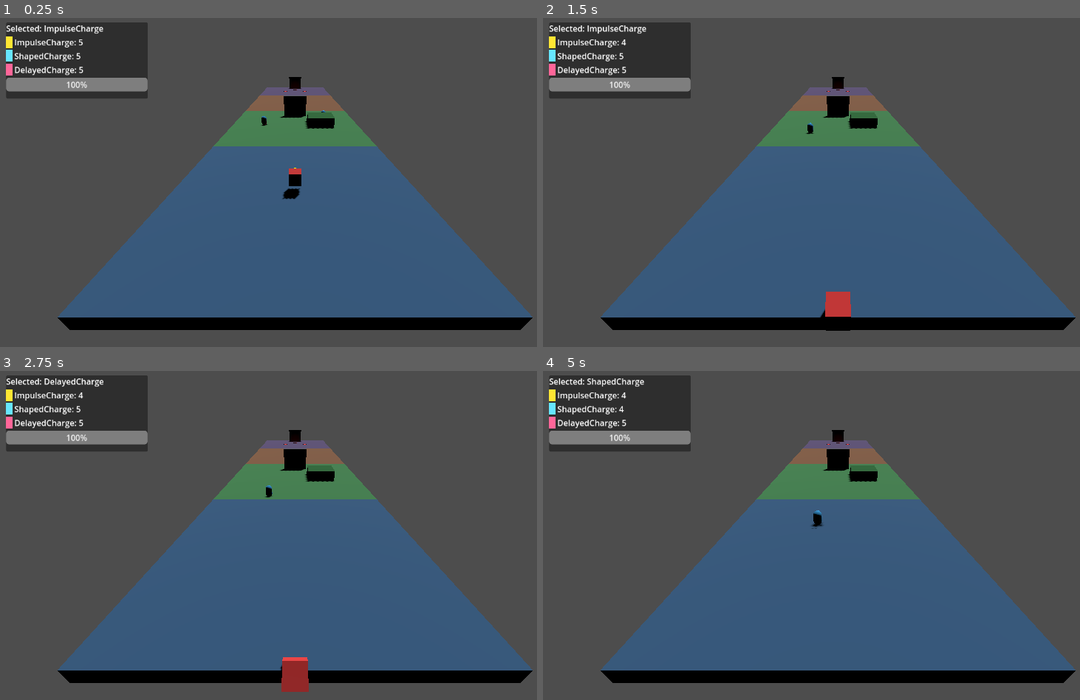
Above: before the commit, frames 1-4 (two rows, left to right).
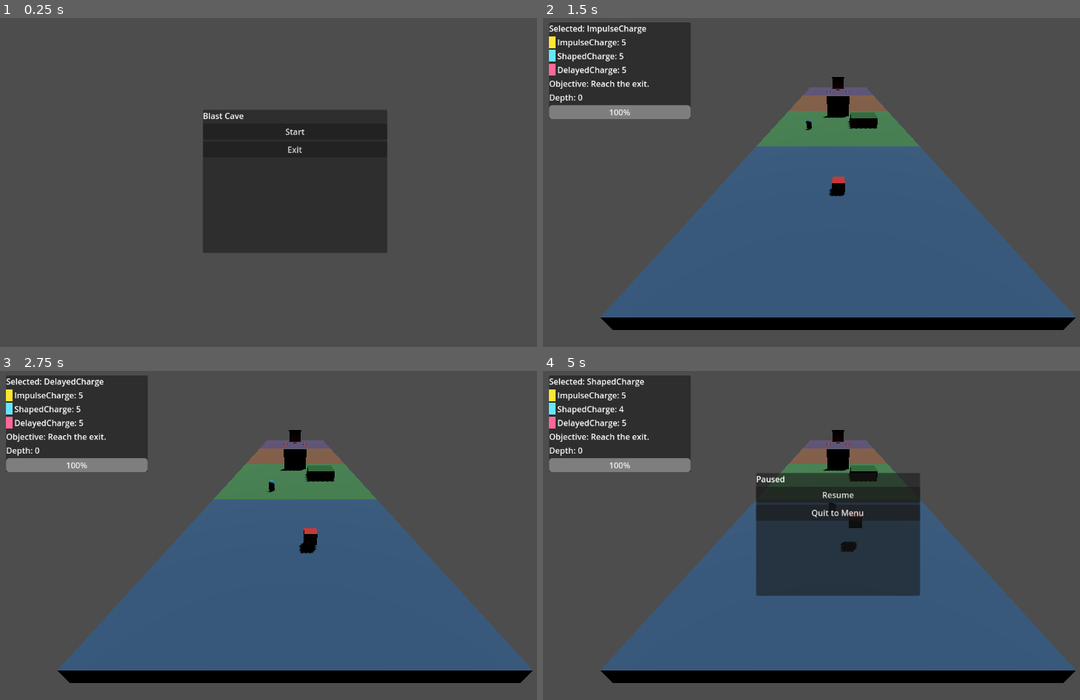
Above: after the commit, the same moments.

Repository: dfrer/BlastCave
Game: Godot game, scene res://scenes/ui/main_menu.tscn
The game is run twice, just before and just after one commit, with the same random seed, the same clock (stepped at 60 frames per second) and the same inputs. Before the commit the project starts from res://scenes/main.tscn.
Inputs (mouse positions are in pixels of both pictures, inside the frame that each line leads up to):
- Up to frame 1 (0.25 s): no input
- Up to frame 2 (1.5 s): click (838, 133) at 0.5 s, where only the run after the commit has a clickable "Start"; tap Enter at 1.25, 1.35 s; move the mouse to (967, 166) at 1.27 s; hold D (move_right) from 1.28 s (still down); click (967, 166) at 1.42 s
- Up to frame 3 (2.75 s): tap Space (move_jump) at 1.52, 2.27 s; tap E at 1.55, 2.1 s; move the mouse to (177, 551) at 2.02 s; release D (move_right) at 2.03 s; hold S (move_back) from 2.03 s (still down); tap Enter at 2.3 s
- Up to frame 4 (5 s): move the mouse to (897, 463) at 2.77 s; release S (move_back) at 2.78 s; hold D (move_right) 2.78-3.53 s; tap Enter at 2.85, 3.8 s; tap E at 3.05, 3.6, 4.55 s; move the mouse to (806, 601) at 3.52 s; hold W (move_forward) 3.53-4.28 s; click (806, 601) at 3.67 s; tap Space (move_jump) at 3.77, 4.25, 4.52 s; move the mouse to (1015, 584) at 4.27 s; hold A (move_left) from 4.28 s (still down); tap Q at 4.35 s; tap Escape at 4.9 s

The runs differ from the first frame. In frame 1, 45% of the frame differs, in the area x 1-100%, y 1-95%; in frame 2, 3.3%; in frame 3, 3.6%; in frame 4, 14%.

Commit message:
Add menus and expand HUD

Diff:
--- a/project.godot
+++ b/project.godot
@@ -11,7 +11,7 @@
 [application]
 
 config/name="BlastCave"
-run/main_scene="res://scenes/main.tscn"
+run/main_scene="res://scenes/ui/main_menu.tscn"
 config/features=PackedStringArray("4.5", "Forward Plus")
 
 [input]
--- a/scenes/main.tscn
+++ b/scenes/main.tscn
@@ -6,6 +6,7 @@
 [ext_resource type="Script" path="res://scripts/core/run_controller.gd" id="4_controller"]
 [ext_resource type="Script" path="res://scripts/core/run_start.gd" id="5_run_start"]
 [ext_resource type="PackedScene" path="res://scenes/ui/hud.tscn" id="6_hud"]
+[ext_resource type="PackedScene" path="res://scenes/ui/pause_menu.tscn" id="7_pause"]
 
 [node name="Main" type="Node3D"]
 script = ExtResource("4_controller")
@@ -30,6 +31,8 @@
 
 [node name="HUD" parent="." instance=ExtResource("6_hud")]
 
+[node name="PauseMenu" parent="." instance=ExtResource("7_pause")]
+
 [node name="Camera3D" type="Camera3D" parent="."]
 transform = Transform3D(1, 0, 0, 0, 0.866025, 0.5, 0, -0.5, 0.866025, 0, 10, 15)
 far = 500.0
--- a/scenes/ui/hud.tscn
+++ b/scenes/ui/hud.tscn
@@ -23,6 +23,12 @@
 
 [node name="CountsContainer" type="VBoxContainer" parent="Panel/VBox"]
 
+[node name="ObjectiveLabel" type="Label" parent="Panel/VBox"]
+text = "Objective: Find the exit."
+
+[node name="DepthLabel" type="Label" parent="Panel/VBox"]
+text = "Depth: 0"
+
 [node name="HealthBar" type="ProgressBar" parent="Panel/VBox"]
 custom_minimum_size = Vector2(0, 18)
 value = 100.0
--- /dev/null
+++ b/scenes/ui/main_menu.tscn
@@ -0,0 +1,30 @@
+[gd_scene load_steps=2 format=3]
+
+[ext_resource type="Script" path="res://scripts/ui/main_menu.gd" id="1_menu"]
+
+[node name="MainMenu" type="CanvasLayer"]
+script = ExtResource("1_menu")
+
+[node name="Panel" type="PanelContainer" parent="."]
+anchor_left = 0.5
+anchor_top = 0.5
+anchor_right = 0.5
+anchor_bottom = 0.5
+offset_left = -180.0
+offset_top = -140.0
+offset_right = 180.0
+offset_bottom = 140.0
+
+[node name="MarginContainer" type="MarginContainer" parent="Panel"]
+custom_minimum_size = Vector2(320, 220)
+
+[node name="VBox" type="VBoxContainer" parent="Panel/MarginContainer"]
+
+[node name="TitleLabel" type="Label" parent="Panel/MarginContainer/VBox"]
+text = "Blast Cave"
+
+[node name="StartButton" type="Button" parent="Panel/MarginContainer/VBox"]
+text = "Start"
+
+[node name="ExitButton" type="Button" parent="Panel/MarginContainer/VBox"]
+text = "Exit"
--- /dev/null
+++ b/scenes/ui/pause_menu.tscn
@@ -0,0 +1,30 @@
+[gd_scene load_steps=2 format=3]
+
+[ext_resource type="Script" path="res://scripts/ui/pause_menu.gd" id="1_pause"]
+
+[node name="PauseMenu" type="CanvasLayer"]
+script = ExtResource("1_pause")
+
+[node name="Panel" type="PanelContainer" parent="."]
+anchor_left = 0.5
+anchor_top = 0.5
+anchor_right = 0.5
+anchor_bottom = 0.5
+offset_left = -160.0
+offset_top = -120.0
+offset_right = 160.0
+offset_bottom = 120.0
+
+[node name="MarginContainer" type="MarginContainer" parent="Panel"]
+custom_minimum_size = Vector2(300, 200)
+
+[node name="VBox" type="VBoxContainer" parent="Panel/MarginContainer"]
+
+[node name="TitleLabel" type="Label" parent="Panel/MarginContainer/VBox"]
+text = "Paused"
+
+[node name="ResumeButton" type="Button" parent="Panel/MarginContainer/VBox"]
+text = "Resume"
+
+[node name="QuitButton" type="Button" parent="Panel/MarginContainer/VBox"]
+text = "Quit to Menu"
--- a/scripts/core/run_manager.gd
+++ b/scripts/core/run_manager.gd
@@ -8,10 +8,13 @@
 var _run_summary: RunSummary
 
 @export var run_summary_scene: PackedScene = preload("res://scenes/ui/run_summary.tscn")
+@export var main_menu_scene: String = "res://scenes/ui/main_menu.tscn"
+@export var default_objective: String = "Reach the exit."
 
 func _ready():
 	_ensure_roguelike_state()
 	start_new_run()
+	call_deferred("_update_hud_objective")
 	_connect_player_health()
 	get_tree().node_added.connect(_on_node_added)
 
@@ -27,6 +30,7 @@
 	if roguelike_state:
 		roguelike_state.end_run()
 	print("Run ended.")
+	_return_to_main_menu()
 
 func register_upgrade(upgrade_data: Dictionary) -> void:
 	if roguelike_state:
@@ -36,7 +40,6 @@
 	if not is_active:
 		return
 	end_run()
-	_show_run_summary()
 
 func _ensure_roguelike_state() -> void:
 	if roguelike_state:
@@ -53,6 +56,24 @@
 	if root:
 		root.add_child(_run_summary)
 		_run_summary.set_summary(roguelike_state)
+
+func _update_hud_objective() -> void:
+	var hud = _get_hud()
+	if hud and default_objective != "":
+		hud.set_objective(default_objective)
+
+func _get_hud() -> HUD:
+	var root = get_tree().current_scene
+	if not root:
+		return null
+	return root.find_child("HUD", true, false) as HUD
+
+func _return_to_main_menu() -> void:
+	if main_menu_scene == "":
+		return
+	var tree = get_tree()
+	if tree:
+		tree.call_deferred("change_scene_to_file", main_menu_scene)
 
 func _connect_player_health() -> void:
 	var player = get_tree().get_root().find_child("PlayerObject", true, false)
--- a/scripts/progression/roguelike_state.gd
+++ b/scripts/progression/roguelike_state.gd
@@ -1,5 +1,7 @@
 extends Node
 class_name RoguelikeState
+
+signal depth_changed(depth: int)
 
 var current_depth: int = 0
 var upgrades: Array = []
@@ -11,6 +13,7 @@
 	upgrades.clear()
 	_start_time_msec = Time.get_ticks_msec()
 	_end_time_msec = 0
+	depth_changed.emit(current_depth)
 
 func end_run() -> void:
 	if _end_time_msec == 0:
@@ -18,6 +21,7 @@
 
 func advance_depth() -> void:
 	current_depth += 1
+	depth_changed.emit(current_depth)
 
 func add_upgrade(upgrade_data: Dictionary) -> void:
 	upgrades.append(upgrade_data)
--- a/scripts/ui/hud.gd
+++ b/scripts/ui/hud.gd
@@ -3,12 +3,16 @@
 
 @onready var selected_label: Label = $Panel/VBox/SelectedTypeLabel
 @onready var counts_container: VBoxContainer = $Panel/VBox/CountsContainer
+@onready var objective_label: Label = $Panel/VBox/ObjectiveLabel
+@onready var depth_label: Label = $Panel/VBox/DepthLabel
 @onready var health_bar: ProgressBar = $Panel/VBox/HealthBar
 
 var _health_component: HealthComponent
+var _roguelike_state: RoguelikeState
 
 func _ready() -> void:
 	call_deferred("_attach_player_health")
+	call_deferred("_attach_roguelike_state")
 
 func set_selected_type(type_name: String) -> void:
 	if selected_label:
@@ -33,6 +37,14 @@
 
 		counts_container.add_child(row)
 
+func set_objective(text: String) -> void:
+	if objective_label:
+		objective_label.text = "Objective: %s" % text
+
+func set_depth(depth: int) -> void:
+	if depth_label:
+		depth_label.text = "Depth: %d" % depth
+
 func _color_for_type(type_name: String) -> Color:
 	match type_name:
 		"ImpulseCharge":
@@ -55,6 +67,16 @@
 	_health_component.died.connect(_on_player_died)
 	_on_health_changed(_health_component.current_health, _health_component.max_health)
 
+func _attach_roguelike_state() -> void:
+	var root = get_tree().get_root()
+	if not root:
+		return
+	_roguelike_state = root.find_child("RoguelikeState", true, false) as RoguelikeState
+	if not _roguelike_state:
+		return
+	_roguelike_state.depth_changed.connect(_on_depth_changed)
+	_on_depth_changed(_roguelike_state.current_depth)
+
 func _on_health_changed(current_health: int, max_health: int) -> void:
 	if not health_bar:
 		return
@@ -64,3 +86,6 @@
 
 func _on_player_died() -> void:
 	_on_health_changed(0, int(health_bar.max_value))
+
+func _on_depth_changed(depth: int) -> void:
+	set_depth(depth)
--- /dev/null
+++ b/scripts/ui/main_menu.gd
@@ -0,0 +1,21 @@
+extends CanvasLayer
+class_name MainMenu
+
+@onready var start_button: Button = $Panel/MarginContainer/VBox/StartButton
+@onready var exit_button: Button = $Panel/MarginContainer/VBox/ExitButton
+
+@export var start_scene: String = "res://scenes/main.tscn"
+
+func _ready() -> void:
+	get_tree().paused = false
+	if start_button:
+		start_button.pressed.connect(_on_start_pressed)
+	if exit_button:
+		exit_button.pressed.connect(_on_exit_pressed)
+
+func _on_start_pressed() -> void:
+	if start_scene != "":
+		get_tree().change_scene_to_file(start_scene)
+
+func _on_exit_pressed() -> void:
+	get_tree().quit()
--- /dev/null
+++ b/scripts/ui/pause_menu.gd
@@ -0,0 +1,42 @@
+extends CanvasLayer
+class_name PauseMenu
+
+@onready var resume_button: Button = $Panel/MarginContainer/VBox/ResumeButton
+@onready var quit_button: Button = $Panel/MarginContainer/VBox/QuitButton
+
+@export var main_menu_scene: String = "res://scenes/ui/main_menu.tscn"
+
+func _ready() -> void:
+	process_mode = Node.PROCESS_MODE_ALWAYS
+	visible = false
+	if resume_button:
+		resume_button.pressed.connect(_on_resume_pressed)
+	if quit_button:
+		quit_button.pressed.connect(_on_quit_pressed)
+
+func _unhandled_input(event: InputEvent) -> void:
+	if event is InputEventKey and event.pressed and event.keycode == KEY_ESCAPE:
+		_toggle_pause()
+
+func _toggle_pause() -> void:
+	if get_tree().paused:
+		_resume()
+	else:
+		_pause()
+
+func _pause() -> void:
+	get_tree().paused = true
+	visible = true
+
+func _resume() -> void:
+	get_tree().paused = false
+	visible = false
+
+func _on_resume_pressed() -> void:
+	_resume()
+
+func _on_quit_pressed() -> void:
+	get_tree().paused = false
+	visible = false
+	if main_menu_scene != "":
+		get_tree().change_scene_to_file(main_menu_scene)
Not shown: 1 places in scenes/main.tscn that only renumber resources
